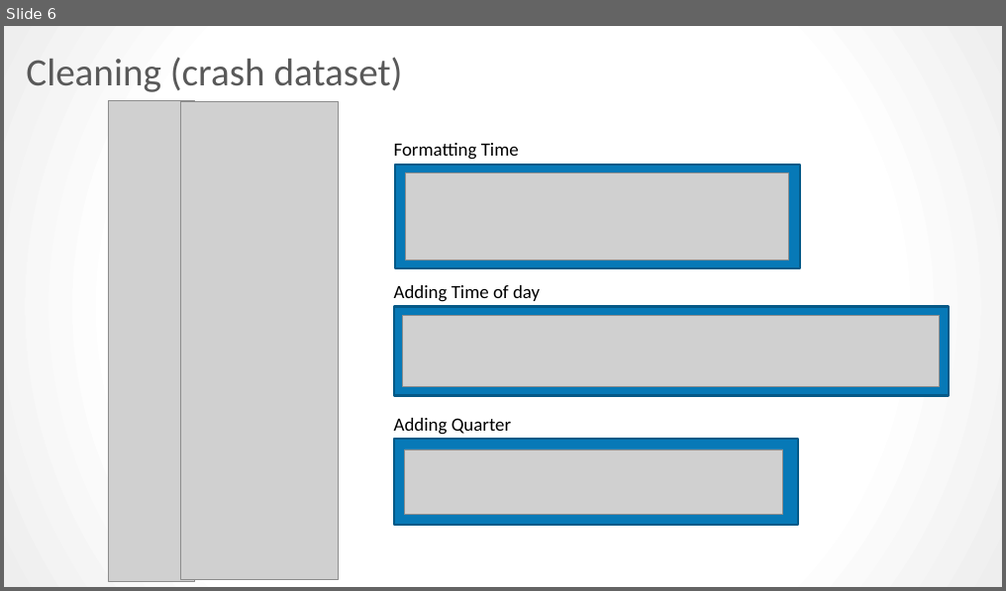
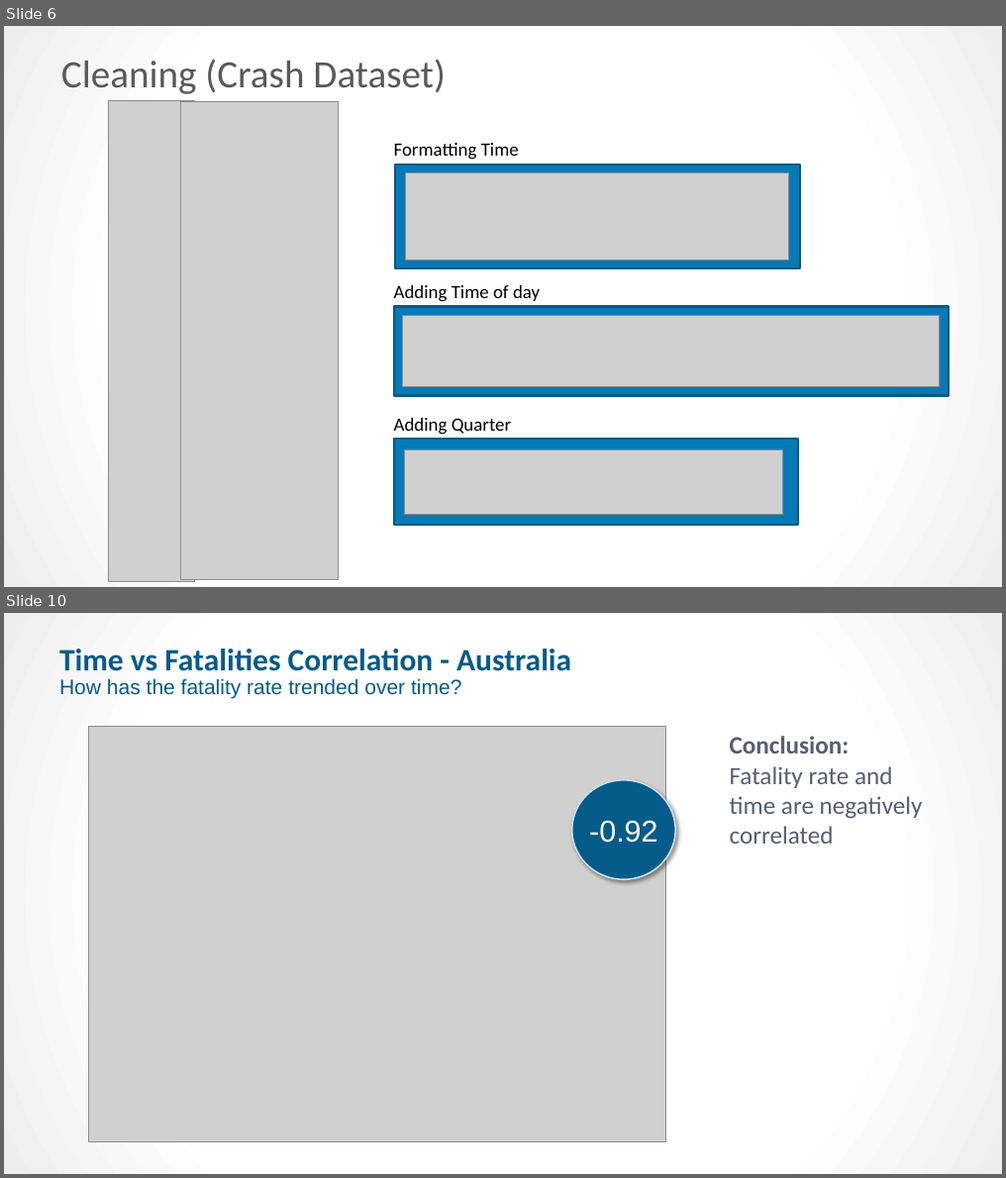
Before and after one commit to kpellas/Project_1, a slide deck: Project Presentation.pptx. Shown one above the other, each under a label of ours: slide 6 before the commit, slides 6 and 10 after it; the slides between them are not shown. The pictures are 1006x591 and 1006x1178 pixels, drawn with LibreOffice and Linux fonts; fonts in the diff are those of the drawing; grey boxes stand for pictures. Boxes give left, top, right and bottom in pixels: in the first picture for what was removed or moved away, otherwise in the second. Text is boxed around its words. In the diff, an @@ line names an element or a change of style, - is before the commit and + after.

```diff
--- a/Project Presentation.pptx
+++ b/Project Presentation.pptx
@@ slide 10 added at (4, 613, 1002, 1174), background gradient #FFFFFF to #EEEEEE @@
@@ text added at (59, 649, 571, 671), 30 pt, text #055B89, bold @@
+Time vs Fatalities Correlation - Australia
@@ text added at (59, 678, 461, 699), 20 pt, text #055B89 @@
+How has the fatality rate trended over time?
@@ picture added at (88, 726, 665, 1143) @@
@@ text added at (730, 736, 923, 844), 24 pt, text #595D74 @@
+Conclusion:
+Fatality rate and
+time are negatively
+correlated
@@ ellipse added at (572, 780, 675, 879), fill #055B89, outline #CAE0EC 1.5 pt, 29 pt, text #FFFFFF @@
+-0.92
@@ slide 6 changed as well @@
@@ title at (61, 59, 445, 94): text changed @@
-Cleaning (crash dataset)
+Cleaning (Crash Dataset)
```
Also in this commit, not shown: 4 other slides changed, 22 other slides added, 9 slides removed.
